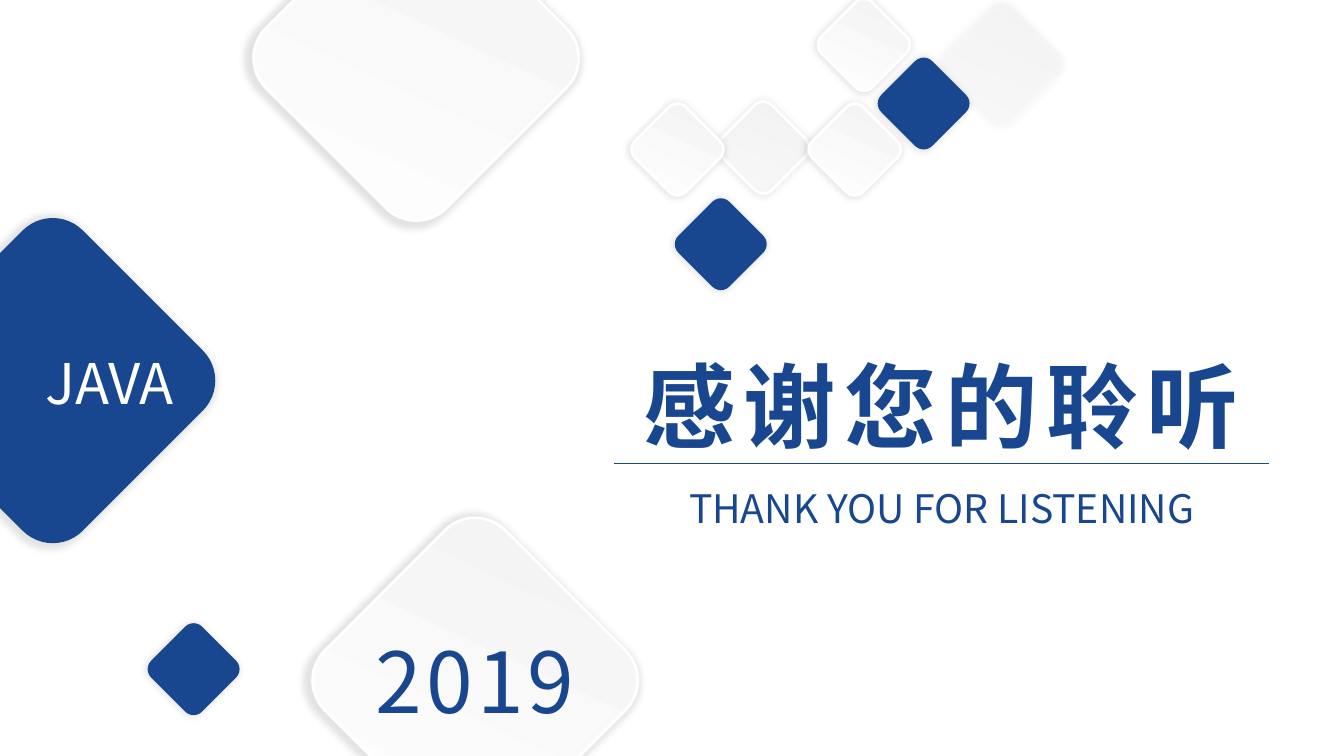
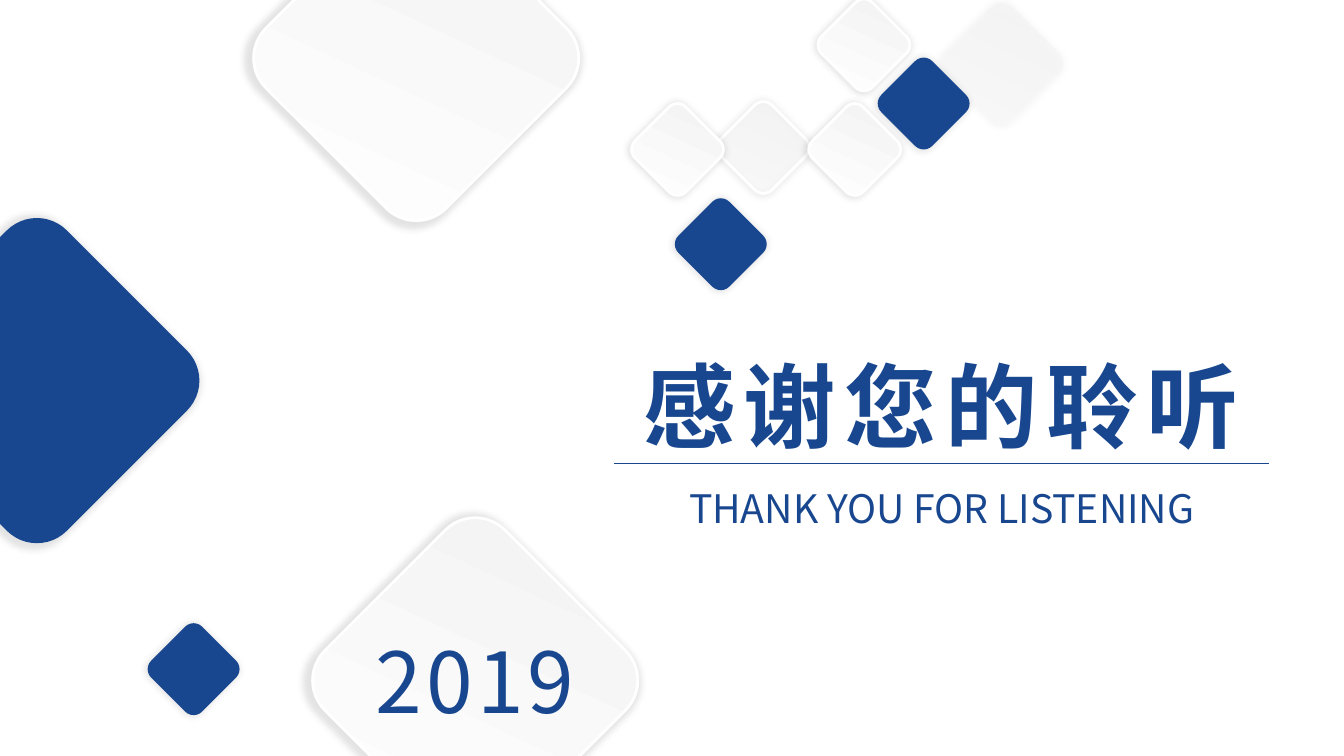
Before and after one commit to yiranyyu/simple_chat_room, a slide deck: slide 14 of doc/simple_chat_room.pptx. Drawn at 1344x756 pixels with LibreOffice and Linux fonts; fonts in the diff are those of the drawing; background and template pictures are left out. Boxes give left, top, right and bottom in pixels: in the first picture for what was removed or moved away, otherwise in the second. Text is boxed around its words. In the diff, an @@ line names an element or a change of style, - is before the commit and + after.

Commit message:
Update PPT

```diff
--- a/doc/simple_chat_room.pptx
+++ b/doc/simple_chat_room.pptx
@@ rounded rectangle: place and size @@
-rounded rectangle at (0, 200, 233, 561)
+rounded rectangle at (0, 200, 217, 561)
@@ text removed at (45, 363, 173, 405) @@
-JAVA
```
Also in this commit, not shown: 1 other slide changed.
